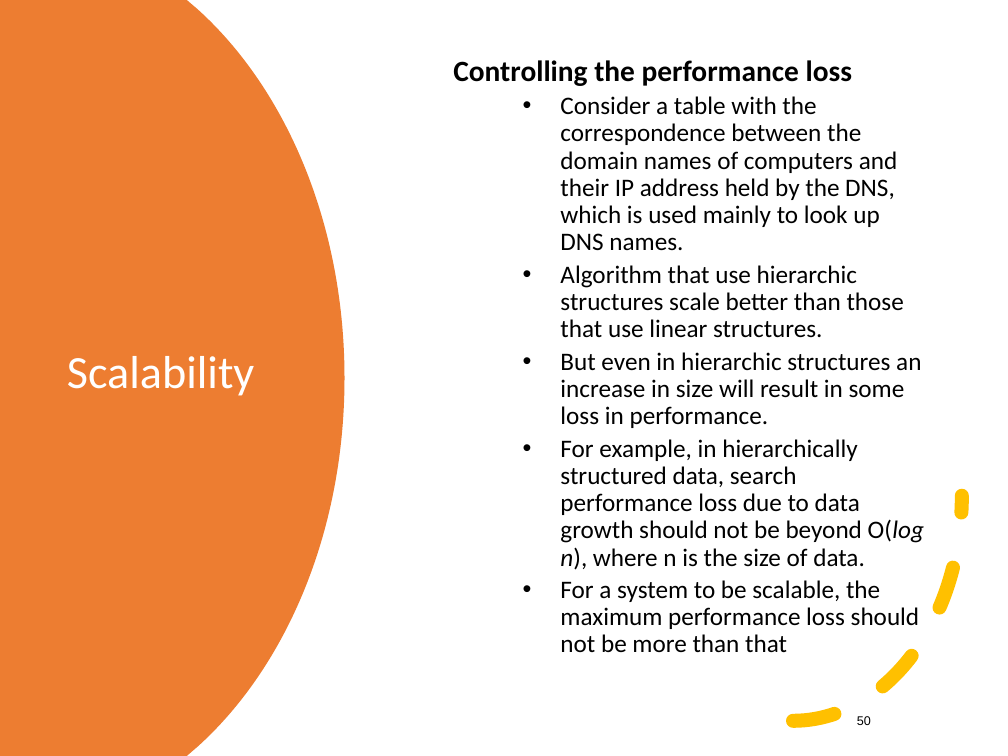
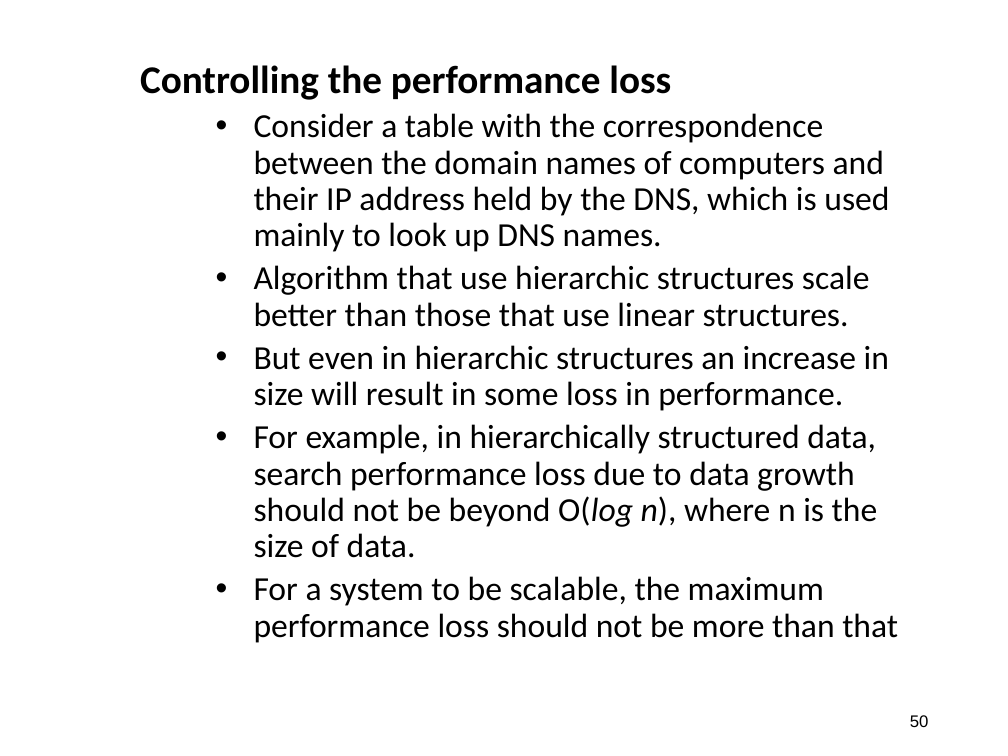
Before and after one commit to shakiliitju/M.Sc-in-ICT, a slide deck: slide 50 of MICT-5102 Cloud Computing/Lecture/Lecture2.pptx. Drawn at 1008x756 pixels with LibreOffice and Linux fonts; fonts in the diff are those of the drawing. Boxes give left, top, right and bottom in pixels: in the first picture for what was removed or moved away, otherwise in the second. Text is boxed around its words. In the diff, an @@ line names an element or a change of style, - is before the commit and + after.

```diff
--- a/MICT-5102 Cloud Computing/Lecture/Lecture2.pptx
+++ b/MICT-5102 Cloud Computing/Lecture/Lecture2.pptx
@@ freeform shape removed at [0, 0, 345, 756] @@
@@ text "Controlling the performance loss": place and size @@
-text "Controlling the performance loss" at [453, 60, 924, 653]
+text "Controlling the performance loss" at [140, 65, 898, 643]
@@ text "Controlling the performance loss" at [140, 65, 898, 643]: size 21 to 28 pt in "Controlling the performance loss"; size 18 to 24 pt; indent changed; more space between paragraphs @@
@@ arc (boxed as its full ellipse) removed at [624, 271, 962, 722] @@
@@ title removed at [67, 356, 254, 396] @@
-Scalability
@@ page number at [910, 715, 929, 727]: size 9 to 12 pt; alignment centre to right @@
```
Also in this commit, not shown: 53 other slides changed, 8 other files.
